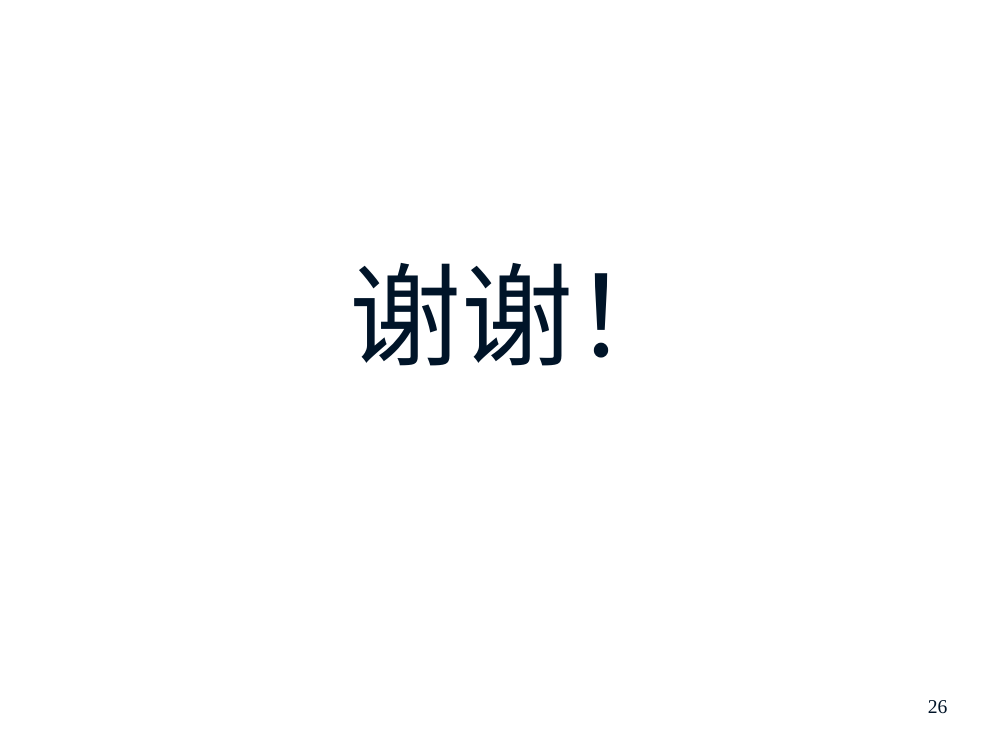
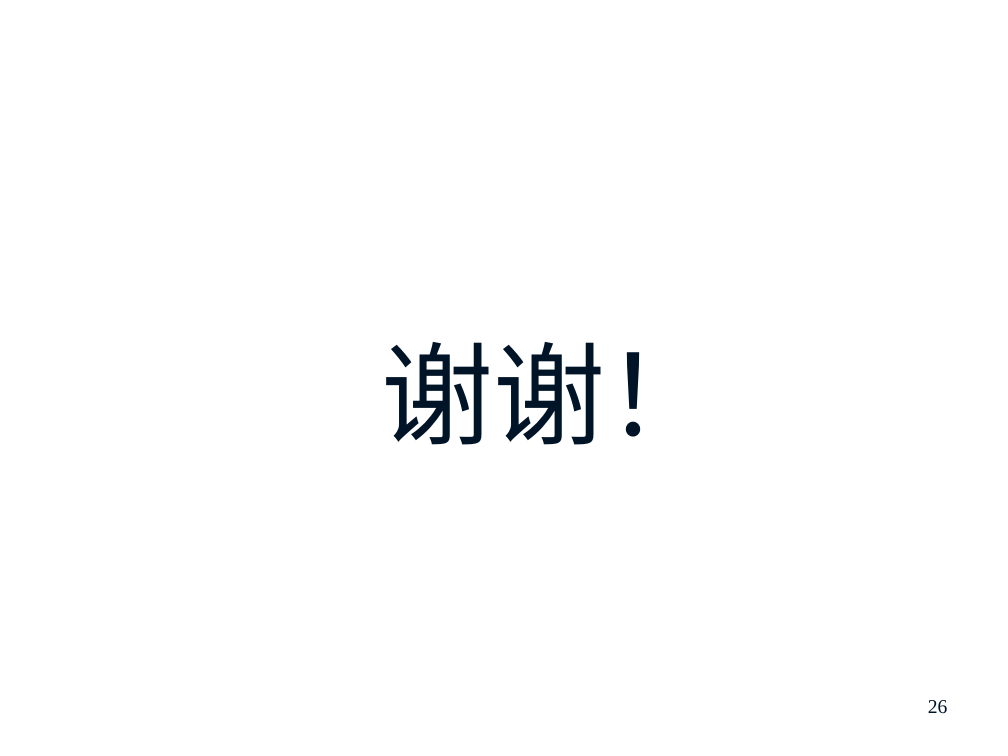
Before and after one commit to prm10/paper, a slide deck: slide 26 of 开题/硕士开题报告_庞人铭.pptx. Drawn at 1008x756 pixels with LibreOffice and Linux fonts; fonts in the diff are those of the drawing; background and template pictures are left out. Boxes give left, top, right and bottom in pixels: in the first picture for what was removed or moved away, otherwise in the second. Text is boxed around its words. In the diff, an @@ line names an element or a change of style, - is before the commit and + after.

```diff
--- a/开题/硕士开题报告_庞人铭.pptx
+++ b/开题/硕士开题报告_庞人铭.pptx
@@ text "谢谢！": place and size @@
-text "谢谢！" at <box>350,263,686,366</box>
+text "谢谢！" at <box>381,342,717,445</box>
```
Also in this commit, not shown: 2 other slides changed.
